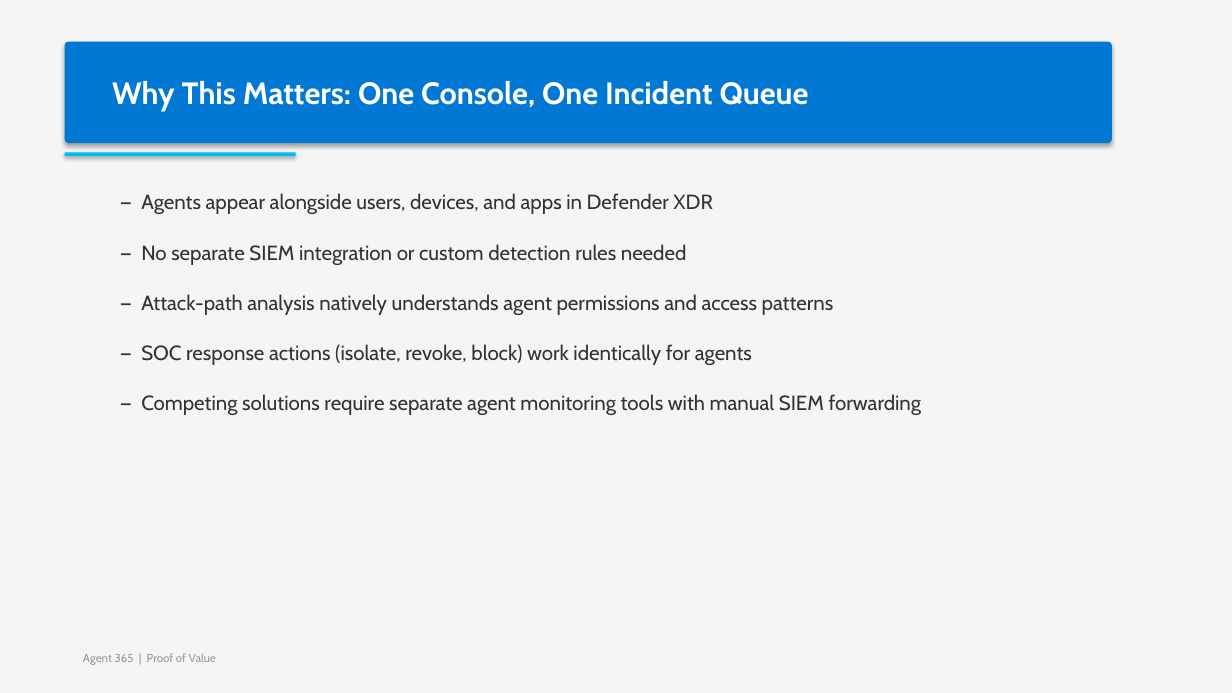
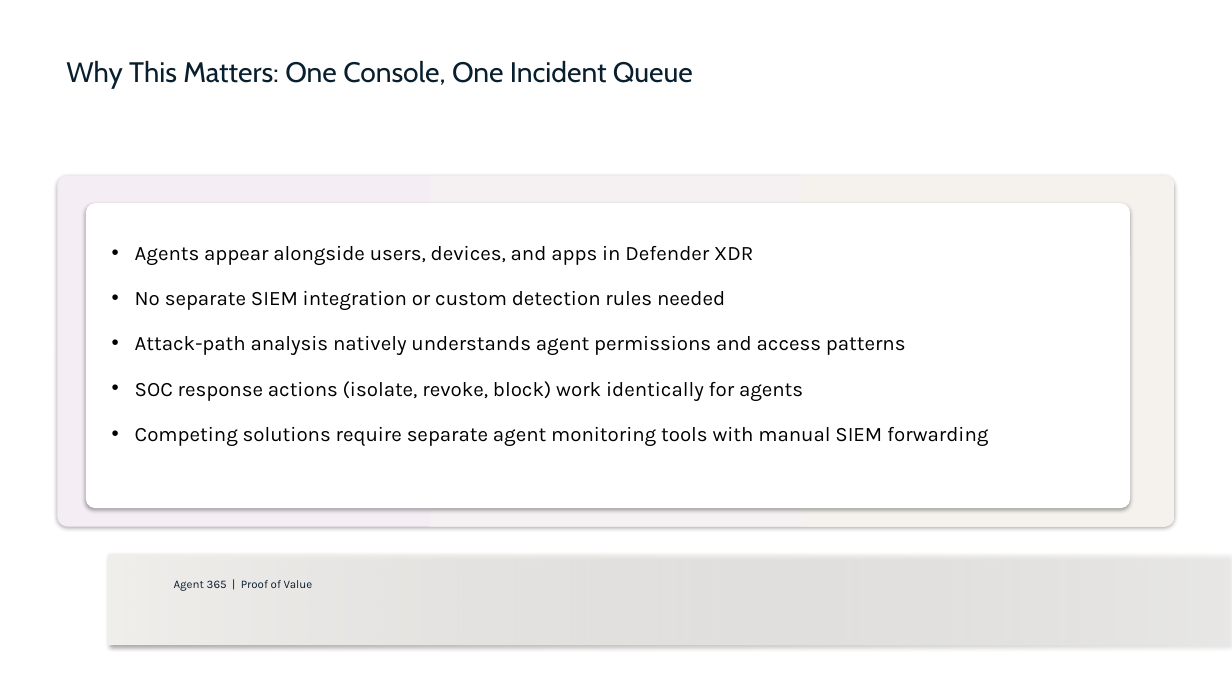
Before and after one commit to cloudtoso/Agent-365-POC, a slide deck: slide 25 of Agent365-PoV-Deck.pptx. Drawn at 1232x693 pixels with LibreOffice and Linux fonts; fonts in the diff are those of the drawing. Boxes give left, top, right and bottom in pixels: in the first picture for what was removed or moved away, otherwise in the second. Text is boxed around its words. In the diff, an @@ line names an element or a change of style, - is before the commit and + after.

```diff
--- a/Agent365-PoV-Deck.pptx
+++ b/Agent365-PoV-Deck.pptx
@@ rectangle removed at [0,0,1232,693] @@
@@ text "Why This Matters: One Console, ...": place and size @@
-text "Why This Matters: One Console, ..." at [65,42,1112,143]
+text "Why This Matters: One Console, ..." at [66,60,693,89]
@@ text "Why This Matters: One Console, ..." at [66,60,693,89]: size 24 to 22 pt, text colour #FFFFFF to #091F2E, bold off; fill #0078D4 to none; shadow off @@
@@ rounded rectangle added at [57,176,1175,527], fill gradient #F4EDF4 to #F5F2EE @@
@@ rectangle removed at [65,152,296,156] @@
@@ rounded rectangle added at [86,203,1130,508], fill #FFFFFF @@
@@ text at [135,246,988,446]: text changed; font Cabin to Karla; text colour #333333 to #000000 @@
-— Agents appear alongside users, devices, and apps in Defender XDR
-— No separate SIEM integration or custom detection rules needed
-— Attack-path analysis natively understands agent permissions and access patterns
-— SOC response actions (isolate, revoke, block) work identically for agents
-— Competing solutions require separate agent monitoring tools with manual SIEM forwarding
+• Agents appear alongside users, devices, and apps in Defender XDR
+• No separate SIEM integration or custom detection rules needed
+• Attack-path analysis natively understands agent permissions and access patterns
+• SOC response actions (isolate, revoke, block) work identically for agents
+• Competing solutions require separate agent monitoring tools with manual SIEM forwarding
@@ rectangle added at [108,555,1232,645], fill gradient #F2F0ED @@
@@ text "Agent 365 | Proof of ...": place and size @@
-text "Agent 365 | Proof of ..." at [83,653,216,665]
+text "Agent 365 | Proof of ..." at [174,580,313,591]
@@ text "Agent 365 | Proof of ..." at [174,580,313,591]: font Cabin to Karla, text colour #999999 to #091F2E @@
```
Also in this commit, not shown: 43 other slides changed, 1 other file.
